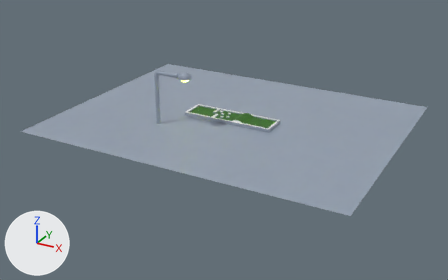
The Blender file minigolf/minigolf_hole1.blend: old version first, new version second.
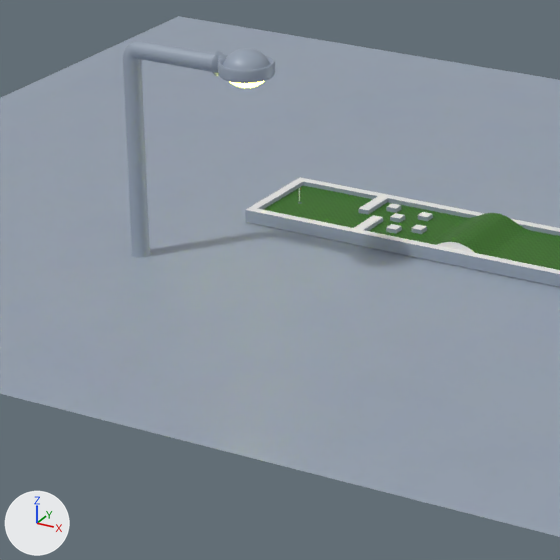
Old and new are each drawn whole from a 50 mm camera at (21.3, -45.6, 20.5) aimed at (-2.9, -1.7, -1.4) and again close up on the part from 28% to 59% of the width and 21% to 71% of the height. The lights are fixed; the arrows at lower left show +X, +Y and +Z.

Names of what the first close-up shows: 'Background', 'Ground', 'Hole', 'Sides', 'Top'.
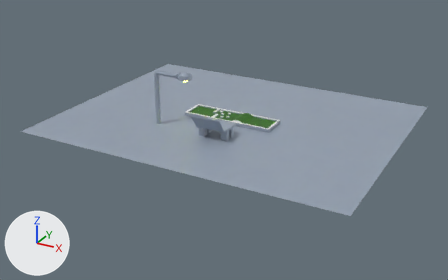
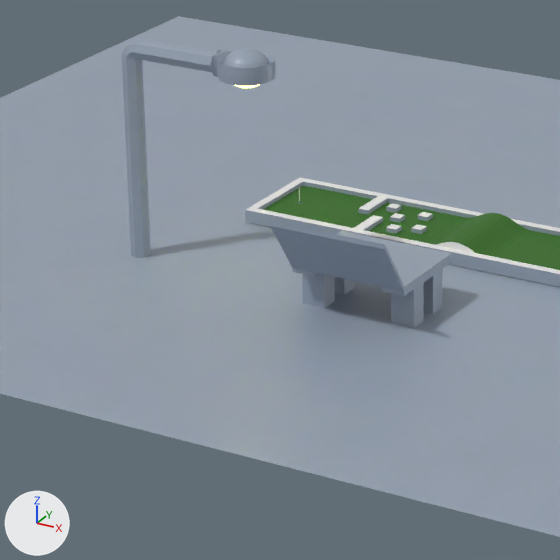
Commit message: Added ugly bench to minigolf background (WIP)

The edits, one by one:
me_background is used by ob_background; location (0.0, 0.0, 0.0).
me_background had 1242 vertices, 1247 faces and spanned x -17.5..11.7, y -11.1..11.6, z -0.1..5.0.
me_background now has 1510 vertices, 1492 faces and spans x -17.5..11.7, y -11.1..11.6, z -0.1..5.0.
Part 1, on me_background:
8 faces are deleted.
169 vertices are added at x -4.2..1.1, y -4.9..-2.9, z -0.1..0.9.
5 new vertices lie (-0.5, 0.0, 0.0) away from vertices in x -2.1, y -4.9..-2.9, z -0.1.
10 new vertices lie (-0.6, 0.0, 0.0) away from vertices in x -2.6..1.1, y -4.9..-2.9, z -0.1.
10 new vertices lie (-0.5, 0.0, 0.0) away from vertices in x -3.2..0.5, y -4.9..-2.9, z -0.1.
13 new vertices lie (0.0, 0.4, 0.0) away from vertices in x -4.2..1.1, y -3.7, z -0.1.
12 new vertices lie (0.0, 0.0, 0.8) away from vertices in x -3.7..-1.6, y -4.5..-3.3, z -0.1.
10 new vertices lie (0.6, 0.0, 0.0) away from vertices in x -1.6, y -4.9..-2.9, z -0.1..0.7.
7 new vertices lie (0.0, -0.4, 0.0) away from vertices in x -3.7..-1.0, y -4.5, z 0.7..0.8.
7 new vertices lie (0.0, 0.4, 0.0) away from vertices in x -3.7..-1.0, y -3.3, z 0.7..0.8.
9 new vertices lie (0.5, 0.0, 0.0) away from vertices in x -3.7..-1.0, y -4.9..-2.9, z -0.1..0.9.
5 new vertices lie (0.0, -0.8, 1.2) away from vertices in x -3.7..-1.6, y -4.9, z 0.8..0.9.
5 new vertices lie (1.6, 0.0, 0.0) away from vertices in x -3.2, y -5.7..-4.9, z 0.9..2.1.
6 new vertices lie (0.6, 0.0, 0.0) away from vertices in x -1.6, y -5.7..-4.9, z 0.8..2.1.
253 new faces join them, mat_borders (picture img_border_texture_png).
Object 'Background' (ob_background) loses its SUBSURF modifier named 'Subdivision'.
Modifier setting removed (it was levels = 2).

Location of each change, [x1, y1, x2, y2] in pixels of the close-ups (560 x 560 px):
'Background', reshaped, modifiers changed
    both: [0, 16, 560, 537]
part 1 of me_background, built on
    before: [169, 246, 560, 395]
    after: [165, 221, 560, 395]
